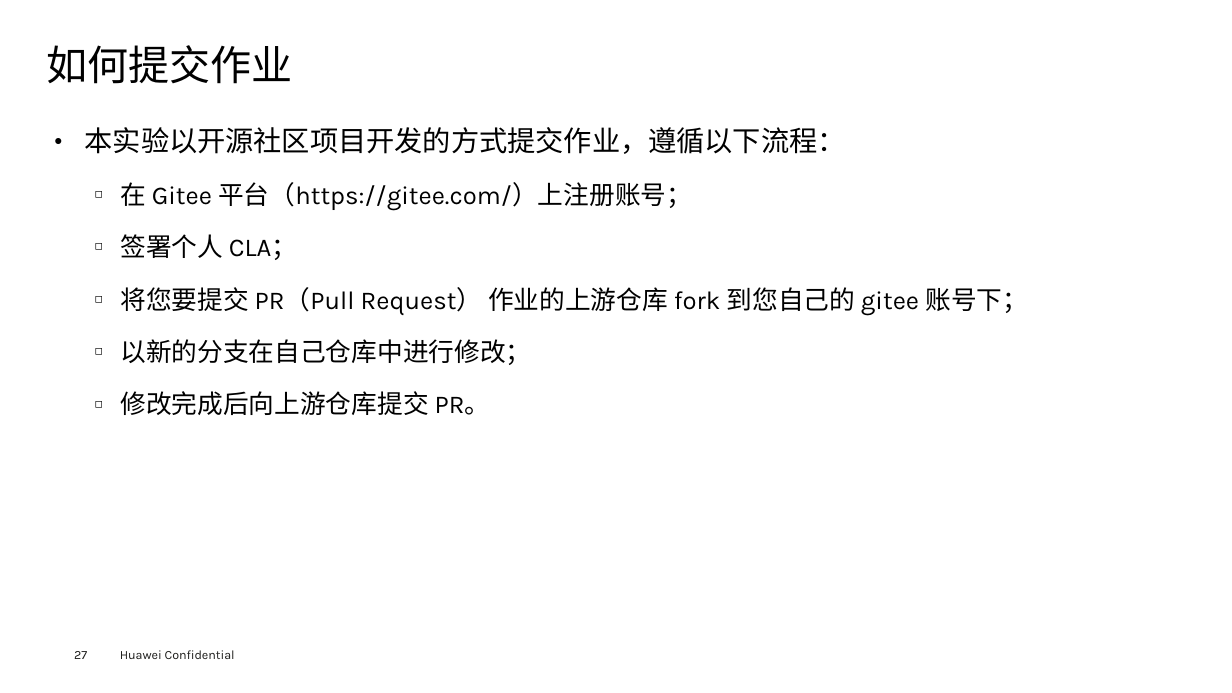
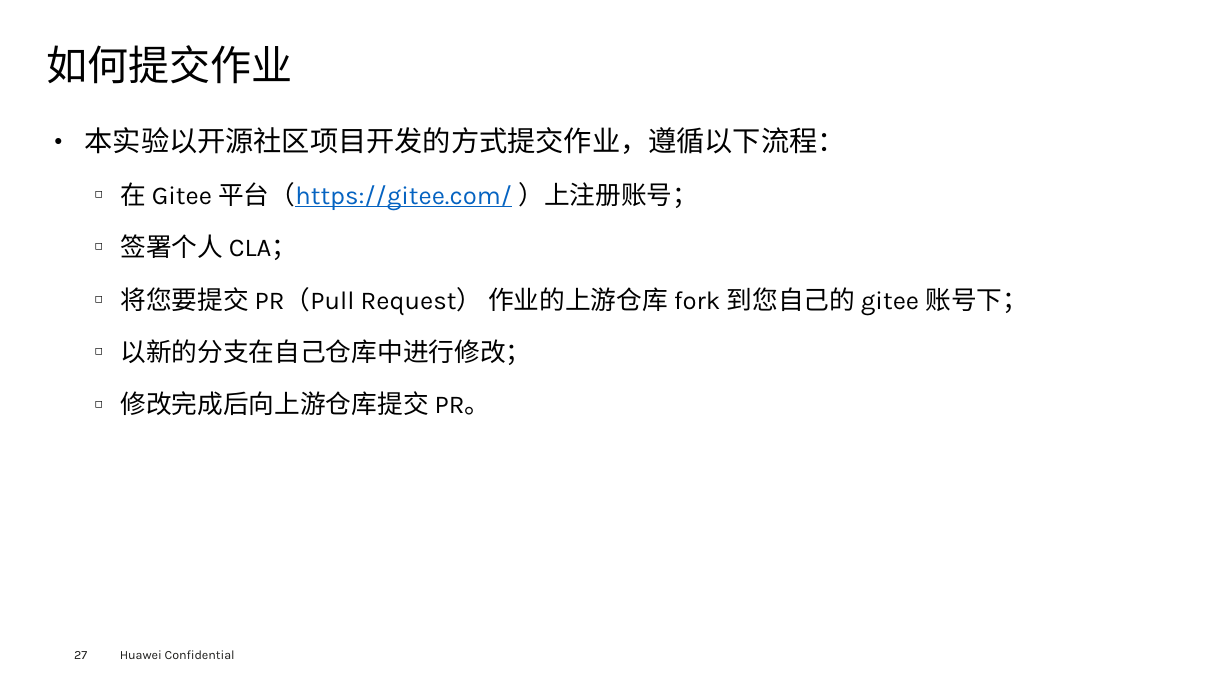
Before and after one commit to openeuler-mirror/lfs-course, a slide deck: slide 28 of lfs-7.7-systemd/documents/LFS-on-openEuler_Lecture-Handout_v1.3.pptx. Drawn at 1232x693 pixels with LibreOffice and Linux fonts; fonts in the diff are those of the drawing; background and template pictures are left out. Boxes give left, top, right and bottom in pixels: in the first picture for what was removed or moved away, otherwise in the second. Text is boxed around its words. In the diff, an @@ line names an element or a change of style, - is before the commit and + after.

```diff
--- a/lfs-7.7-systemd/documents/LFS-on-openEuler_Lecture-Handout_v1.3.pptx
+++ b/lfs-7.7-systemd/documents/LFS-on-openEuler_Lecture-Handout_v1.3.pptx
@@ text at [120, 182, 698, 211]: text changed; text colour #000000 to #0563C1 @@
-  ◻ 在 Gitee 平台（https://gitee.com/）上注册账号；
+  ◻ 在 Gitee 平台（https://gitee.com/ ）上注册账号；
```
Also in this commit, not shown: 2 other slides changed, 12 other files.
